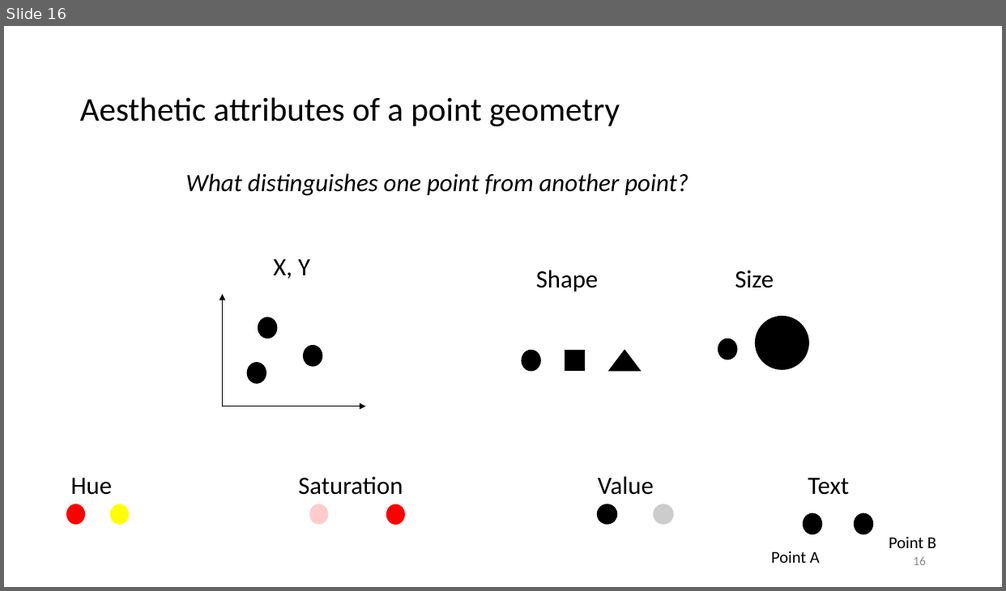
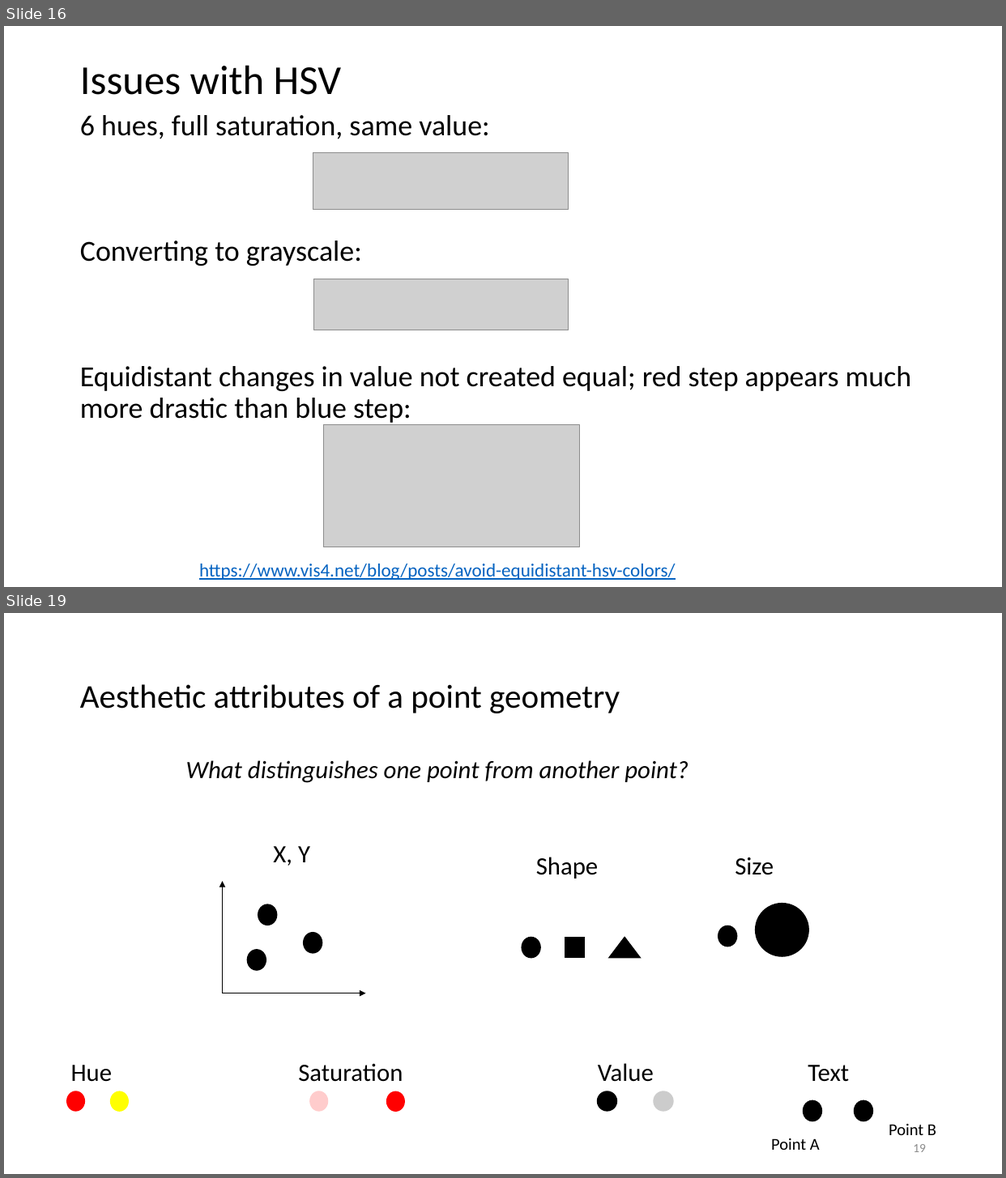
Before and after one commit to WSU-DataScience/USCOTS19_workshop, a slide deck: block_2_data_visualization/DSCI310_Course.pptx. Shown one above the other, each under a label of ours: slide 16 before the commit, slides 16 and 19 after it; the slides between them are not shown. The pictures are 1006x591 and 1006x1178 pixels, drawn with LibreOffice and Linux fonts; fonts in the diff are those of the drawing; grey boxes stand for pictures. Boxes give left, top, right and bottom in pixels: in the first picture for what was removed or moved away, otherwise in the second. Text is boxed around its words. In the diff, an @@ line names an element or a change of style, - is before the commit and + after.

```diff
--- a/block_2_data_visualization/DSCI310_Course.pptx
+++ b/block_2_data_visualization/DSCI310_Course.pptx
@@ slide 16 added at (4, 26, 1002, 587), background #FFFFFF @@
@@ title added at (80, 65, 341, 95), 39.6 pt, text #000000 @@
+Issues with HSV
@@ text added at (80, 115, 912, 425), 28 pt, text #000000 @@
+6 hues, full saturation, same value:
+Converting to grayscale:
+Equidistant changes in value not created equal; red step appears much more drastic than blue step:
@@ picture added at (313, 152, 569, 209) @@
@@ picture added at (314, 279, 569, 331) @@
@@ picture added at (324, 425, 580, 548) @@
@@ text added at (199, 564, 675, 580), 18 pt, text #0563C1, underline @@
+https://www.vis4.net/blog/posts/avoid-equidistant-hsv-colors/
@@ what was slide 16 is now slide 19 @@
@@ page number at (913, 1144, 926, 1152): text changed @@
-16
+19
```
Also in this commit, not shown: 5 slides changed, 3 other slides added, 1 slide removed, 2 other files.
